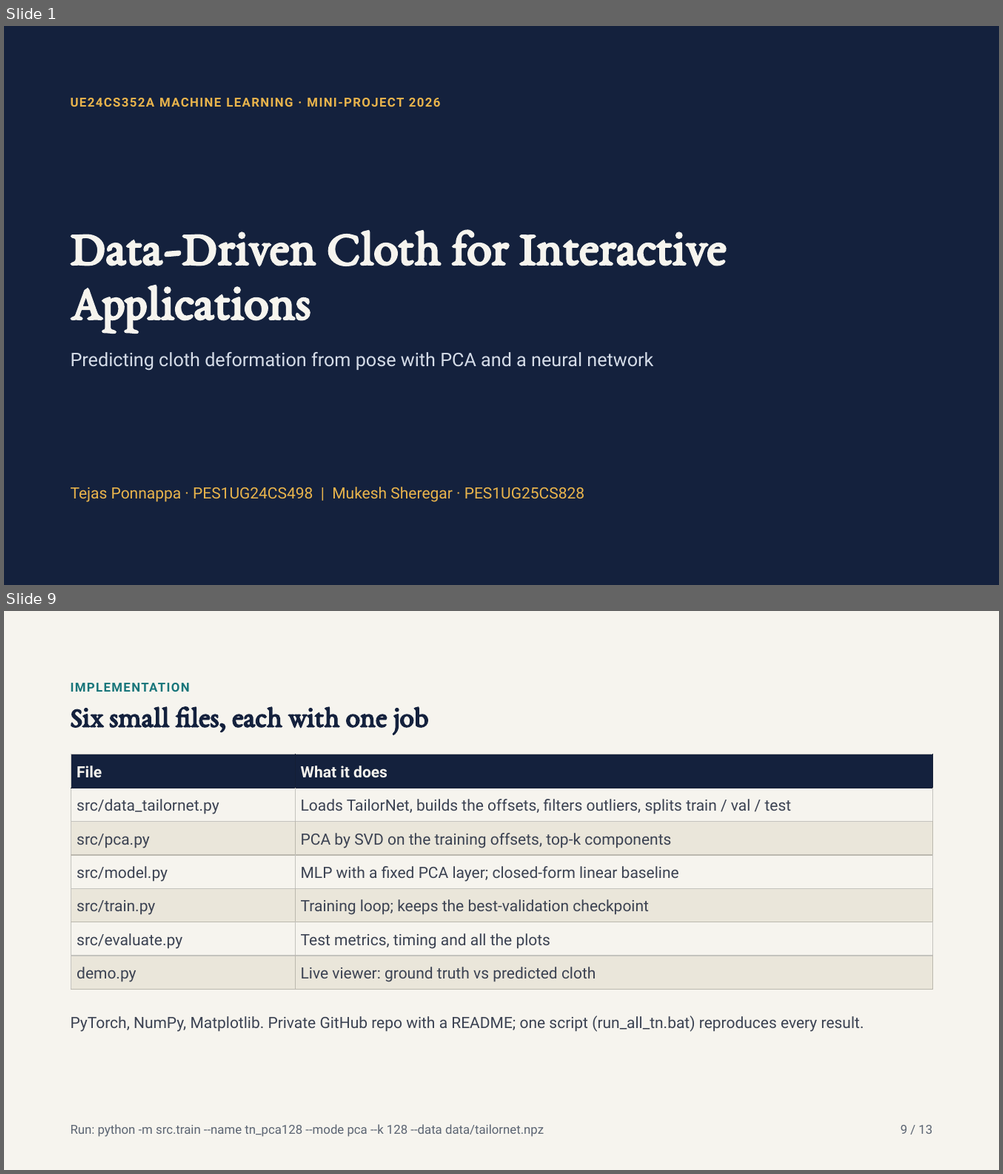
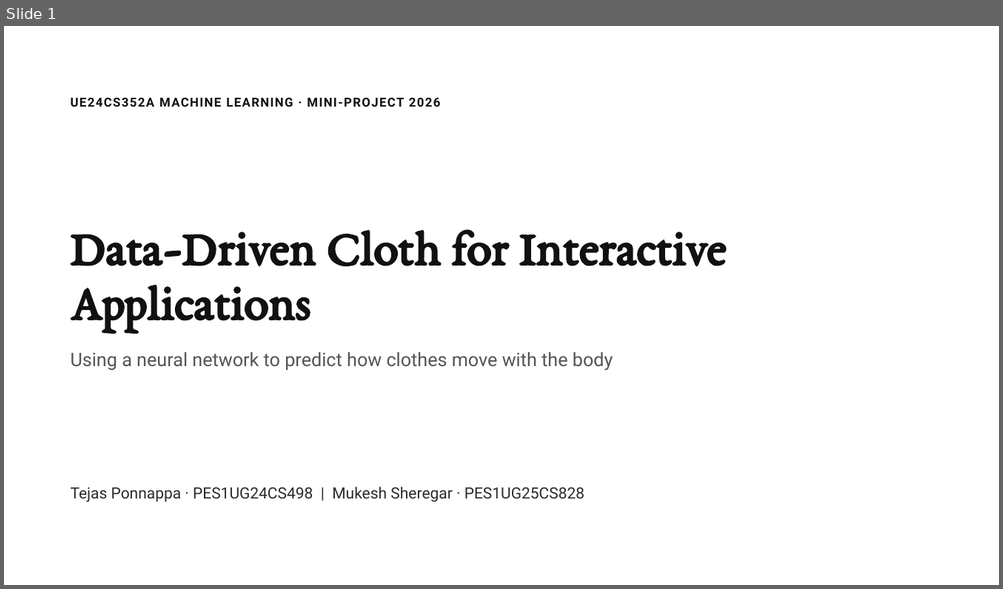
Before and after one commit to TejasPonnappa/data-driven-cloth-ml, a slide deck: docs/Data-Driven Cloth ML Mini-Project.pptx. Shown one above the other, each under a label of ours: slides 1 and 9 before the commit, slide 1 after it; the slides between them are not shown. The pictures are 1003x1174 and 1003x589 pixels, drawn with LibreOffice and Linux fonts; fonts in the diff are those of the drawing. Boxes give left, top, right and bottom in pixels: in the first picture for what was removed or moved away, otherwise in the second. Text is boxed around its words. In the diff, an @@ line names an element or a change of style, - is before the commit and + after.

```diff
--- a/docs/Data-Driven Cloth ML Mini-Project.pptx
+++ b/docs/Data-Driven Cloth ML Mini-Project.pptx
@@ slide 9 removed at (4, 611, 999, 1170), background #F6F4EE @@
@@ text removed at (71, 683, 190, 692) @@
-IMPLEMENTATION
@@ title removed at (71, 706, 429, 735) @@
-Six small files, each with one job
@@ table removed at (71, 755, 932, 989), 7 rows, 2 columns @@
-File | What it does
-src/data_tailornet.py | Loads TailorNet, builds the offsets, filters outliers, splits train / val / test
-src/pca.py | PCA by SVD on the training offsets, top-k components
-src/model.py | MLP with a fixed PCA layer; closed-form linear baseline
-src/train.py | Training loop; keeps the best-validation checkpoint
-src/evaluate.py | Test metrics, timing and all the plots
-demo.py | Live viewer: ground truth vs predicted cloth
@@ text removed at (71, 1016, 864, 1032) @@
-PyTorch, NumPy, Matplotlib. Private GitHub repo with a README; one script (run_all_tn.bat) reproduces every result.
@@ text removed at (71, 1125, 543, 1137) @@
-Run: python -m src.train --name tn_pca128 --mode pca --k 128 --data data/tailornet.npz
@@ text removed at (900, 1125, 932, 1134) @@
-9 / 13
@@ slide 1 changed as well @@
@@ background #14213D to #FFFFFF @@
@@ text "UE24CS352A MACHINE LEARNING · MINI-PROJECT ..." at (71, 98, 441, 107): text colour #E9B44C to #111111 @@
@@ title "Data-Driven Cloth for Interactive Applications" at (71, 230, 726, 332): text colour #F6F4EE to #111111 @@
@@ text at (71, 352, 613, 371): text changed; text colour #D5DCE8 to #555555 @@
-Predicting cloth deformation from pose with PCA and a neural network
+Using a neural network to predict how clothes move with the body
@@ text "Tejas Ponnappa · PES1UG24CS498 | ..." at (71, 487, 584, 503): text colour #E9B44C to #2B2B2B @@
```
Also in this commit, not shown: 1 other slide changed, 8 slides added, 10 other slides removed.
